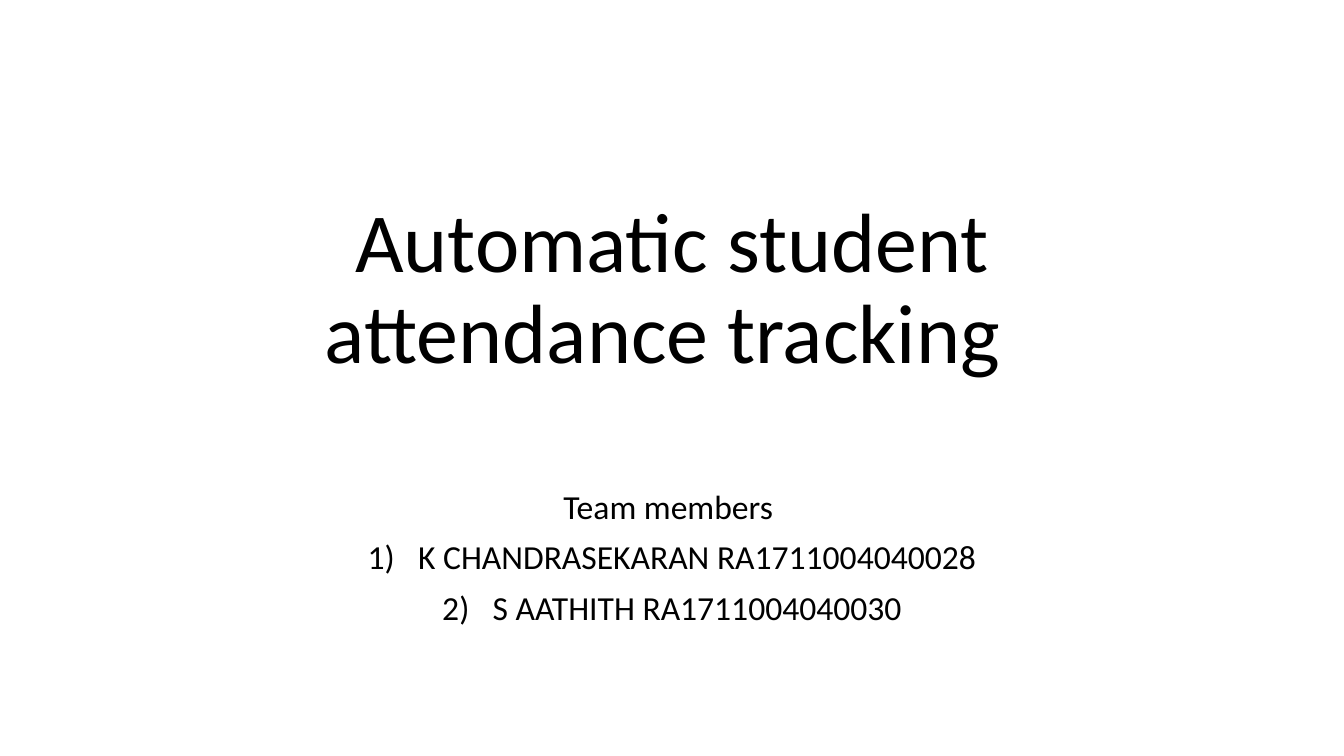
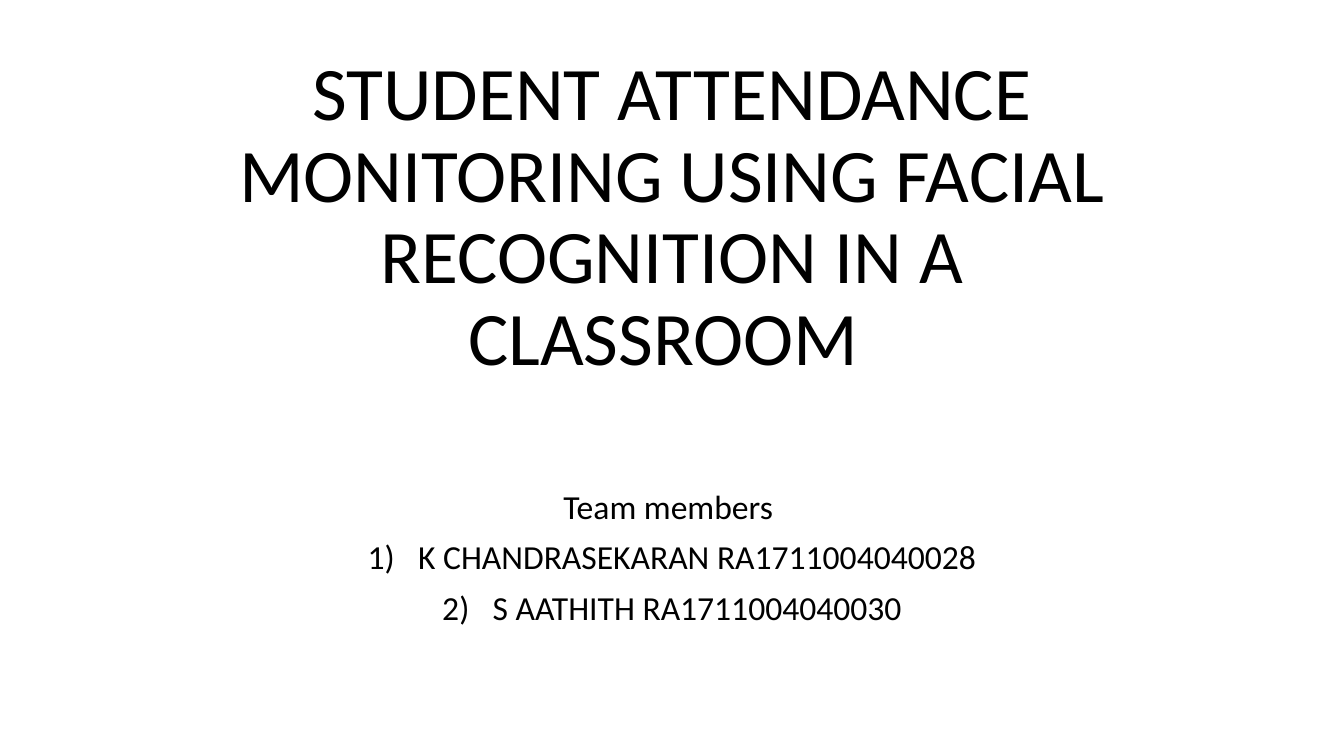
Before and after one commit to Chandru-crypted/Attendance_system_using_facial_recognition, a slide deck: slide 1 of PPT's/Problem statement.pptx. Drawn at 1344x756 pixels with LibreOffice and Linux fonts; fonts in the diff are those of the drawing. Boxes give left, top, right and bottom in pixels: in the first picture for what was removed or moved away, otherwise in the second. Text is boxed around its words. In the diff, an @@ line names an element or a change of style, - is before the commit and + after.

Commit message:
Tittle changed added abstract
titile changed
Added abstract
added folder called submitted to keep track of submissions

```diff
--- a/PPT's/Problem statement.pptx
+++ b/PPT's/Problem statement.pptx
@@ title at <box>239,71,1103,366</box>: text changed; size 60 to 54 pt @@
-Automatic student attendance tracking
+STUDENT ATTENDANCE MONITORING USING FACIAL RECOGNITION IN A CLASSROOM
```
Also in this commit, not shown: 5 other files.
